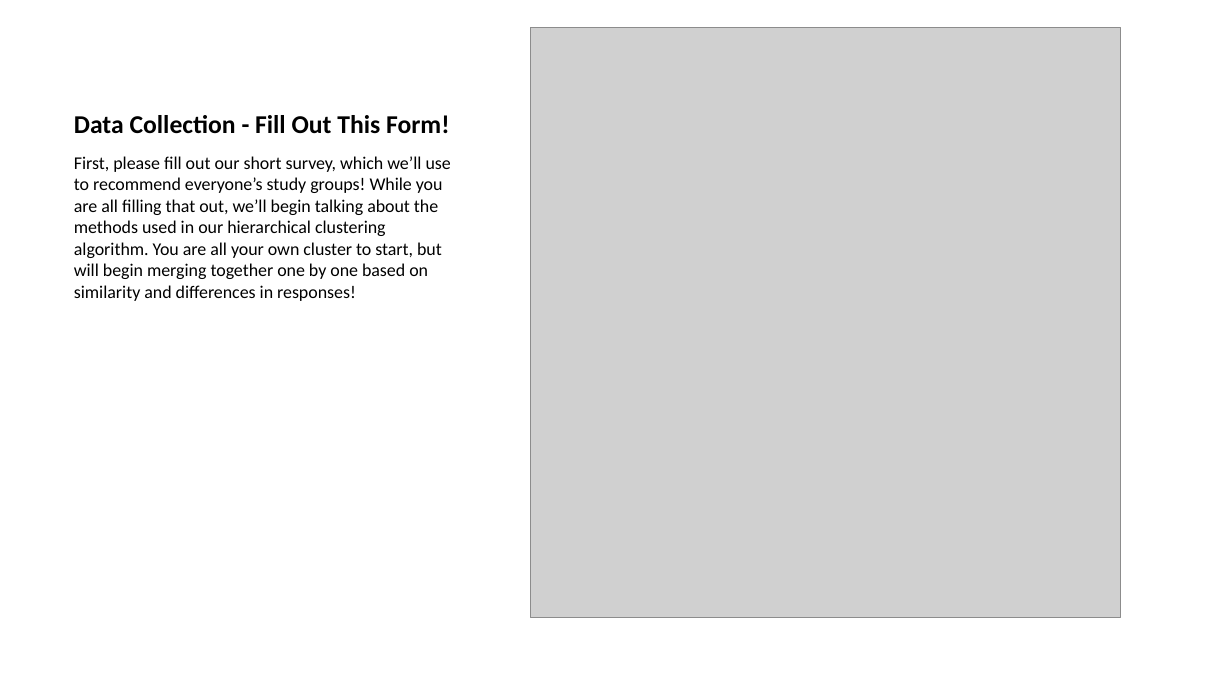
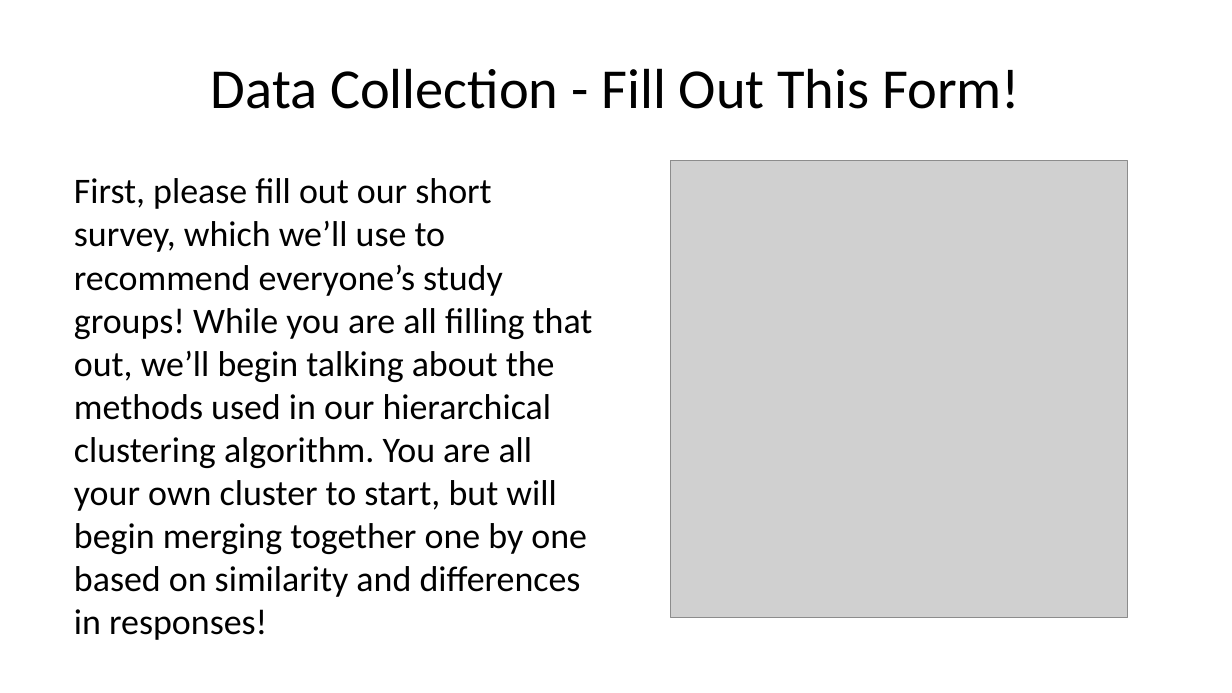
Before and after one commit to deancallahan25/Data322MiniProject, a slide deck: slide 3 of presentation.pptx. Drawn at 1232x693 pixels with LibreOffice and Linux fonts; fonts in the diff are those of the drawing; grey boxes stand for pictures. Boxes give left, top, right and bottom in pixels: in the first picture for what was removed or moved away, otherwise in the second. Text is boxed around its words. In the diff, an @@ line names an element or a change of style, - is before the commit and + after.

Commit message:
fixing qr code slide formatting

```diff
--- a/presentation.pptx
+++ b/presentation.pptx
@@ title "Data Collection - Fill Out ..." at [211,68,1020,109]: size 15 to 33 pt, bold off; alignment left to centre; vertical alignment bottom to middle @@
@@ text "First, please fill out our ...": place and size @@
-text "First, please fill out our ..." at [74,156,451,301]
+text "First, please fill out our ..." at [74,178,593,634]
@@ text "First, please fill out our ..." at [74,178,593,634]: size 10.5 to 21 pt; more space between paragraphs @@
@@ picture: place and size @@
-picture at [531,27,1121,617]
+picture at [670,161,1127,618]
```
Also in this commit, not shown: 1 other slide changed, 1 slide removed, 1 other file.
